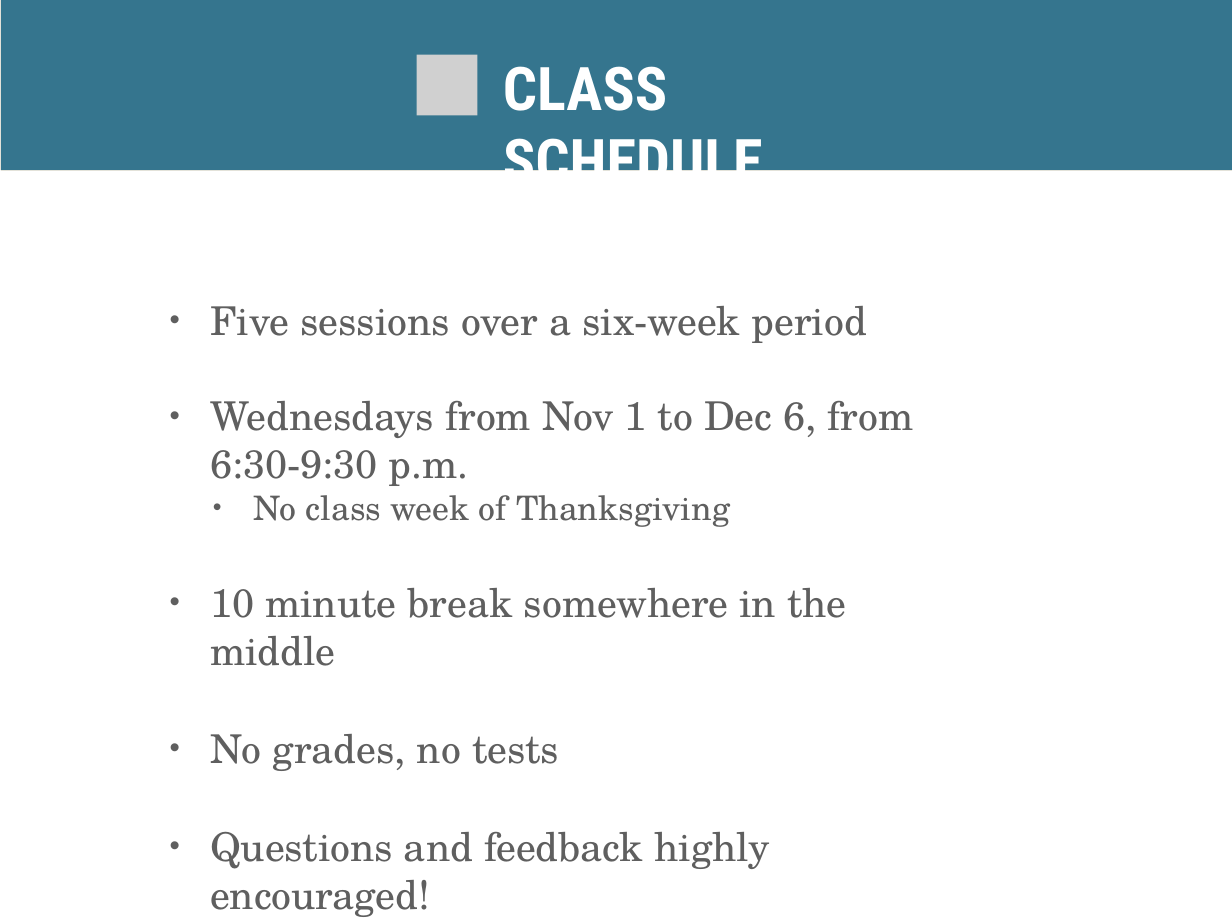
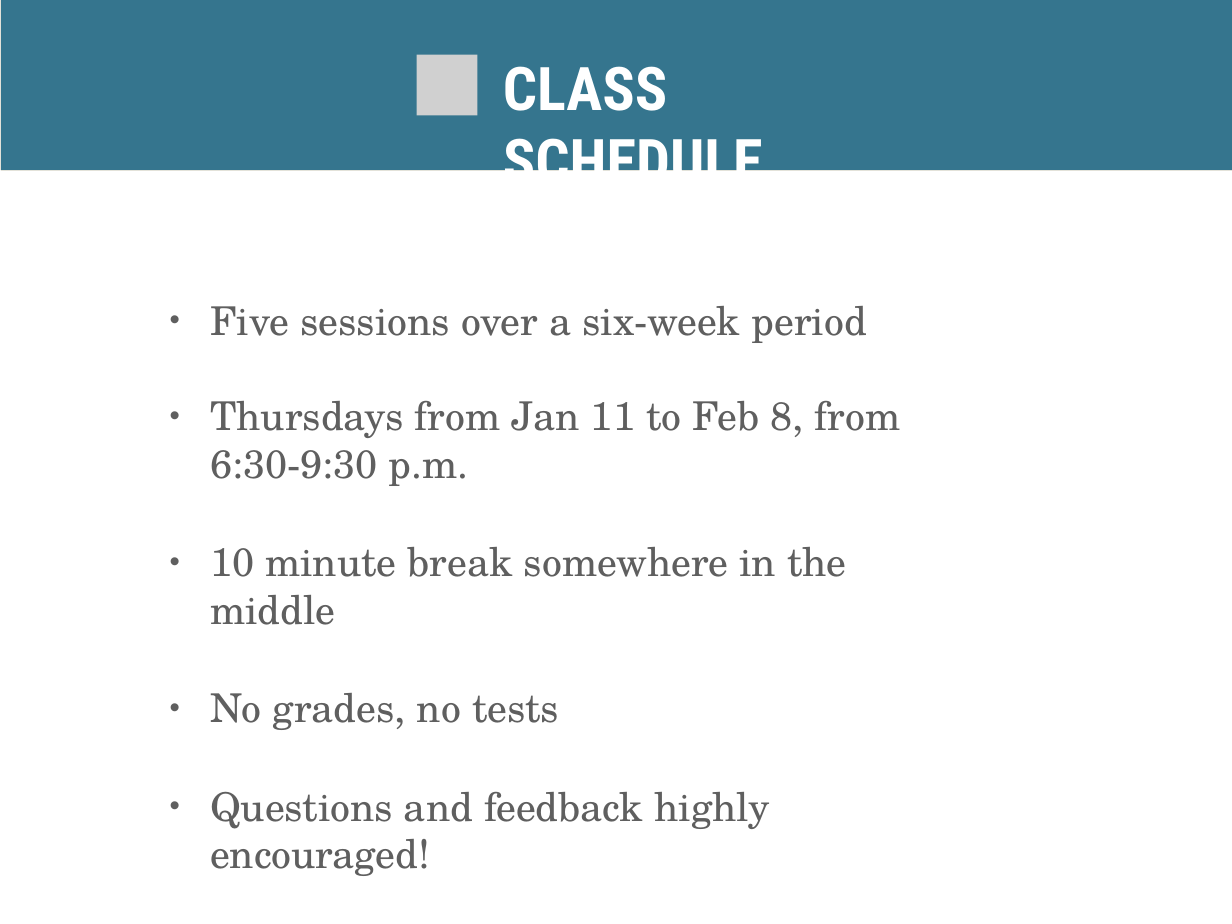
Before and after one commit to skornfeld/svc-class-jan-2018, a slide deck: slide 3 of slides/week-1.pptx. Drawn at 1232x924 pixels with LibreOffice and Linux fonts; fonts in the diff are those of the drawing; grey boxes stand for pictures. Boxes give left, top, right and bottom in pixels: in the first picture for what was removed or moved away, otherwise in the second. Text is boxed around its words. In the diff, an @@ line names an element or a change of style, - is before the commit and + after.

```diff
--- a/slides/week-1.pptx
+++ b/slides/week-1.pptx
@@ text at [210,401,901,486]: text changed @@
-• Wednesdays from Nov 1 to Dec 6, from 6:30-9:30 p.m.
-  • No class week of Thanksgiving
+• Thursdays from Jan 11 to Feb 8, from 6:30-9:30 p.m.
```
Also in this commit, not shown: 2 other slides changed, 2 other files.
